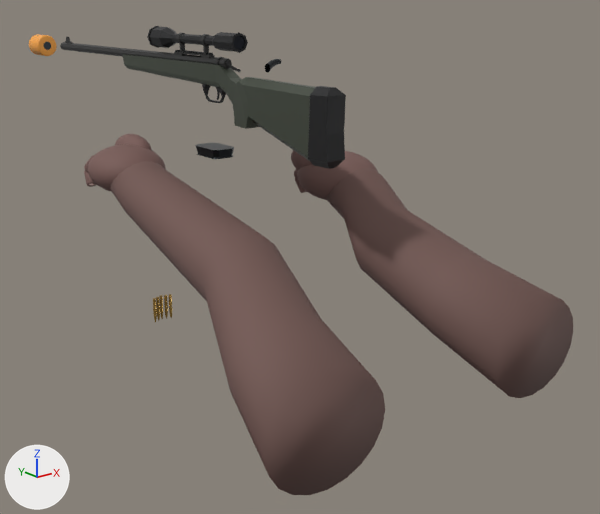
Two versions of the Blender file art/weapons/watcher.blend, one commit apart.
One viewpoint serves both versions: a 50 mm lens placed at (-1.2, -1.52, 0.25), pointed at (0.22, 0.25, -0.46). The lights are fixed; the arrows at lower left show +X, +Y and +Z. The first picture is the older version.

Names of what the first picture shows: 'AUTHORED m24 ChargingHandleGeometry', 'AUTHORED m24 MagazineGeometry', 'AUTHORED m24 SpareMagazineGeometry', 'AUTHORED m24 WeaponBodyGeometry', 'LEFT BARE FOREARM', 'LEFT exposed hand palm', 'LEFT finger0 curved tip', 'LEFT finger0 proximal', 'LEFT thumb pad', 'RIGHT BARE FOREARM', 'RIGHT exposed hand palm', 'RIGHT finger0 curved tip', 'RIGHT finger0 proximal', 'RIGHT thumb pad' and 2 more.
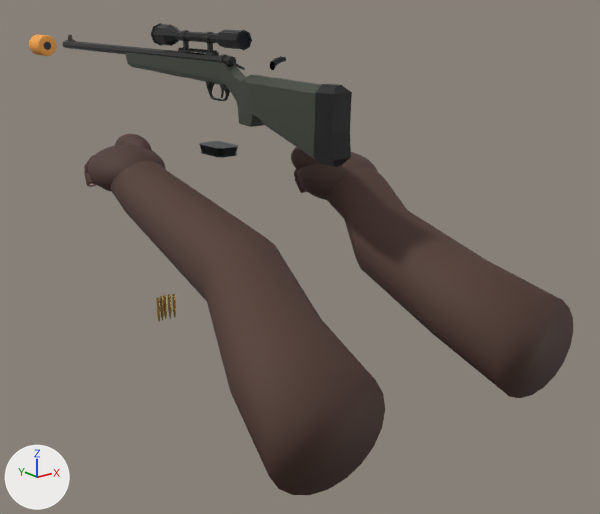
Boxes (x1, y1, x2, y2) around the edits, measured in the pictures (600 x 514 px):
'LEFT BARE FOREARM', recoloured (darker): (110, 161, 385, 495) in both
'RIGHT BARE FOREARM', recoloured: (326, 168, 573, 398) in both
'AUTHORED m24 WeaponBodyGeometry', moved: before (60, 26, 346, 169); after (62, 23, 352, 167)
'LEFT exposed hand palm', recoloured (darker): (88, 144, 166, 192) in both
'RIGHT exposed hand palm', recoloured: (297, 152, 378, 200) in both
'AUTHORED m24 MagazineGeometry', moved: before (195, 143, 234, 159); after (199, 141, 239, 158)
'AUTHORED m24 SpareMagazineGeometry', moved: before (153, 294, 172, 323); after (156, 293, 176, 322)
'RIGHT thumb pad', recoloured: (291, 150, 312, 170) in both
'LEFT thumb pad', recoloured (darker): (115, 134, 152, 150) in both
'AUTHORED m24 ChargingHandleGeometry', moved: before (265, 59, 281, 73); after (270, 56, 286, 70)
'LEFT finger0 curved tip', recoloured: (84, 171, 97, 187) in both
'RIGHT finger0 curved tip', recoloured: (295, 178, 306, 193) in both
'LEFT finger0 proximal', recoloured: (84, 155, 94, 172) in both
'RIGHT finger0 proximal', recoloured: (294, 169, 298, 179) in both

The change, as a list of edits to the scene's bpy script:
```text
Change mat_bare_dark_skin_forearms_10:
    mat_bare_dark_skin_forearms_10.base_color: (0.169, 0.0941, 0.0824) -> (0.0863, 0.0431, 0.0314)  # brown #725651 -> brown #533b32
Change mat_deep_ebony_bare_skin_09:
    mat_deep_ebony_bare_skin_09.base_color: (0.188, 0.102, 0.0902) -> (0.0784, 0.0392, 0.0314)  # brown #785a55 -> brown #4f3832
Change me_charginghandlegeometrymesh_001:
    used by ob_authored_m24_charginghandlegeometry; location = (0.0, 0.0, 0.0)
    remove me_charginghandlegeometrymesh_001.from_pydata(...)  # 240 vertices, 216 faces; spans x 0.0134..0.0632, y 0.1098..0.1423, z 0.0736..0.1039
    add me_charginghandlegeometrymesh_001.from_pydata(...)  # 240 vertices, 216 faces; spans x 0.0134..0.0632, y 0.0908..0.1232, z 0.0805..0.1107
    me_charginghandlegeometrymesh_001 part 1: the whole mesh is moved by (0.0, -0.0191, 0.0068)
Change me_magazinegeometrymesh_001:
    used by ob_authored_m24_magazinegeometry; location = (0.0, 0.0, 0.0)
    remove me_magazinegeometrymesh_001.from_pydata(...)  # 344 vertices, 460 faces; spans x -0.0317..0.0375, y 0.2901..0.4019, z -0.1569..-0.1328
    add me_magazinegeometrymesh_001.from_pydata(...)  # 344 vertices, 460 faces; spans x -0.0317..0.0375, y 0.271..0.3828, z -0.1501..-0.1259
    me_magazinegeometrymesh_001 part 2: the whole mesh is moved by (0.0, -0.0191, 0.0068)
Change me_sparemagazinegeometrymesh_001:
    used by ob_authored_m24_sparemagazinegeometry; location = (0.0, 0.0, 0.0)
    remove me_sparemagazinegeometrymesh_001.from_pydata(...)  # 2064 vertices, 2740 faces; spans x -0.2652..-0.2118, y 0.2308..0.2455, z -0.5351..-0.4707
    add me_sparemagazinegeometrymesh_001.from_pydata(...)  # 2064 vertices, 2740 faces; spans x -0.2652..-0.2118, y 0.2117..0.2265, z -0.5282..-0.4639
    me_sparemagazinegeometrymesh_001 part 3: the whole mesh is moved by (0.0, -0.0191, 0.0068)
Change me_m24weaponbodymesh_001:
    used by ob_authored_m24_weaponbodygeometry; location = (0.0, 0.0, 0.0)
    remove me_m24weaponbodymesh_001.from_pydata(...)  # 2642 vertices, 1382 faces; spans x -0.041..0.047, y -0.161..1.239, z -0.114..0.171
    add me_m24weaponbodymesh_001.from_pydata(...)  # 2642 vertices, 1382 faces; spans x -0.041..0.047, y -0.18..1.22, z -0.107..0.177
    me_m24weaponbodymesh_001 part 4: the whole mesh is moved by (0.0, -0.019, 0.007)
```
